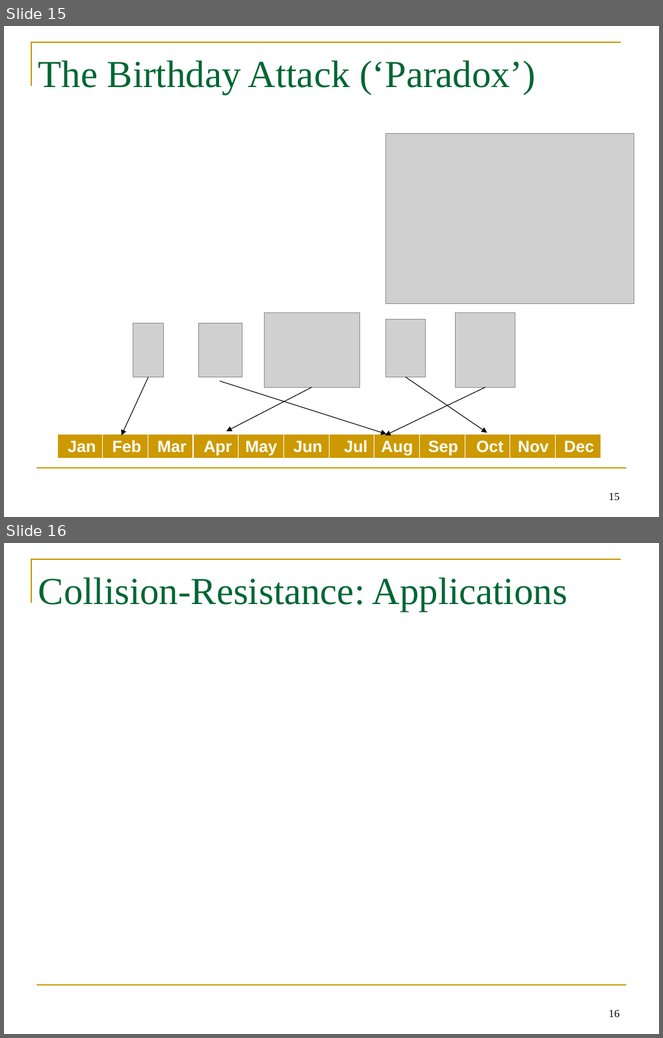
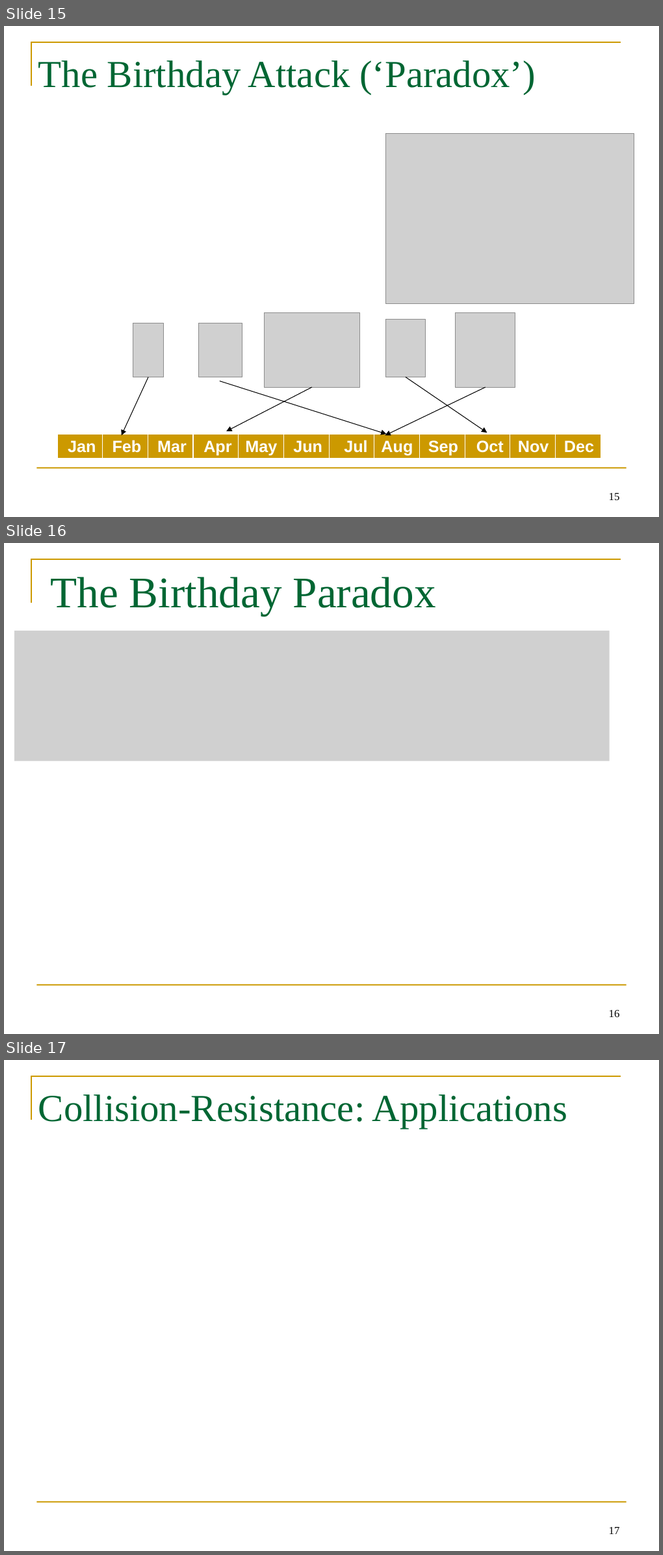
Before and after one commit to GhadaAlmashaqbeh/GhadaAlmashaqbeh.github.io, a slide deck: courses/cse3400-f2026/lecture6.pptx. Shown one above the other, each under a label of ours: slides 15 and 16 before the commit, slides 15, 16 and 17 after it. The pictures are 663x1038 and 663x1555 pixels, drawn with LibreOffice and Linux fonts; fonts in the diff are those of the drawing; grey boxes stand for pictures. Boxes give left, top, right and bottom in pixels: in the first picture for what was removed or moved away, otherwise in the second. Text is boxed around its words. In the diff, an @@ line names an element or a change of style, - is before the commit and + after.

```diff
--- a/courses/cse3400-f2026/lecture6.pptx
+++ b/courses/cse3400-f2026/lecture6.pptx
@@ slide 16 added at <box>4,543,659,1034</box>, background #FFFFFF; not listed: 2 template elements that a slide beside it also shows @@
@@ text added at <box>51,577,436,615</box>, 48 pt, text #006633 @@
+The Birthday Paradox
@@ picture added at <box>14,631,610,761</box> @@
@@ page number added at <box>609,1010,620,1017</box>, 12 pt, text #000000 @@
+16
@@ rectangle added at <box>609,997,627,1007</box>, fill #FFFFFF, outline #FFFFFF 0.75 pt @@
@@ what was slide 16 is now slide 17 @@
@@ page number at <box>609,1527,620,1534</box>: text changed @@
-16
+17
```
Also in this commit, not shown: 10 slides changed, 1 slide removed, 11 other files.
